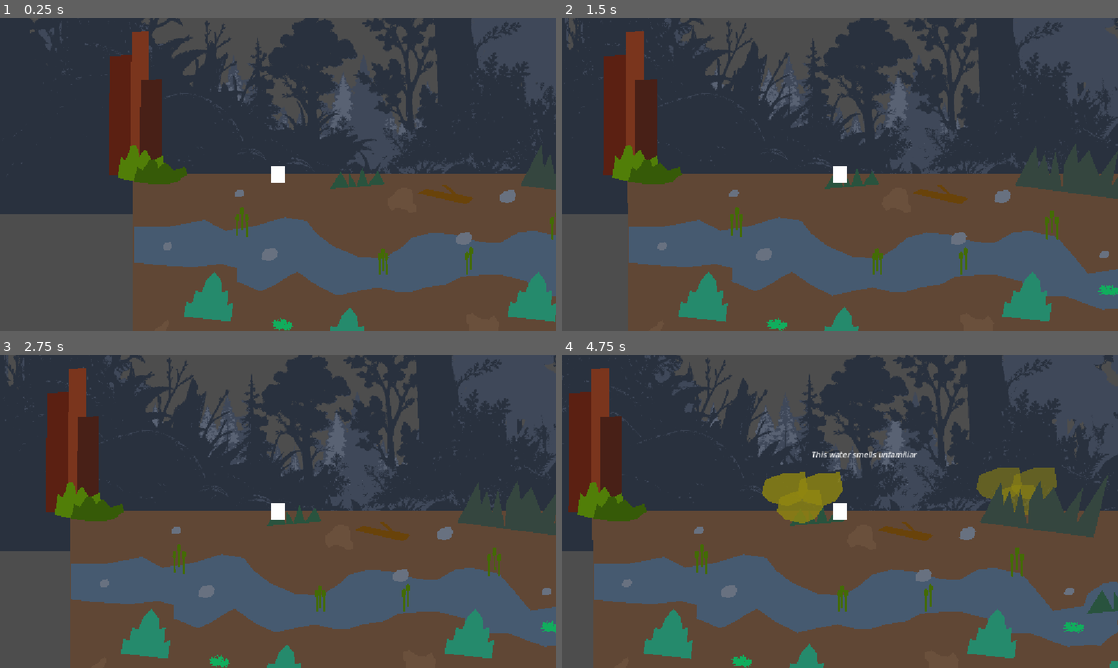
Above: before the commit, frames 1-4 (two rows, left to right).
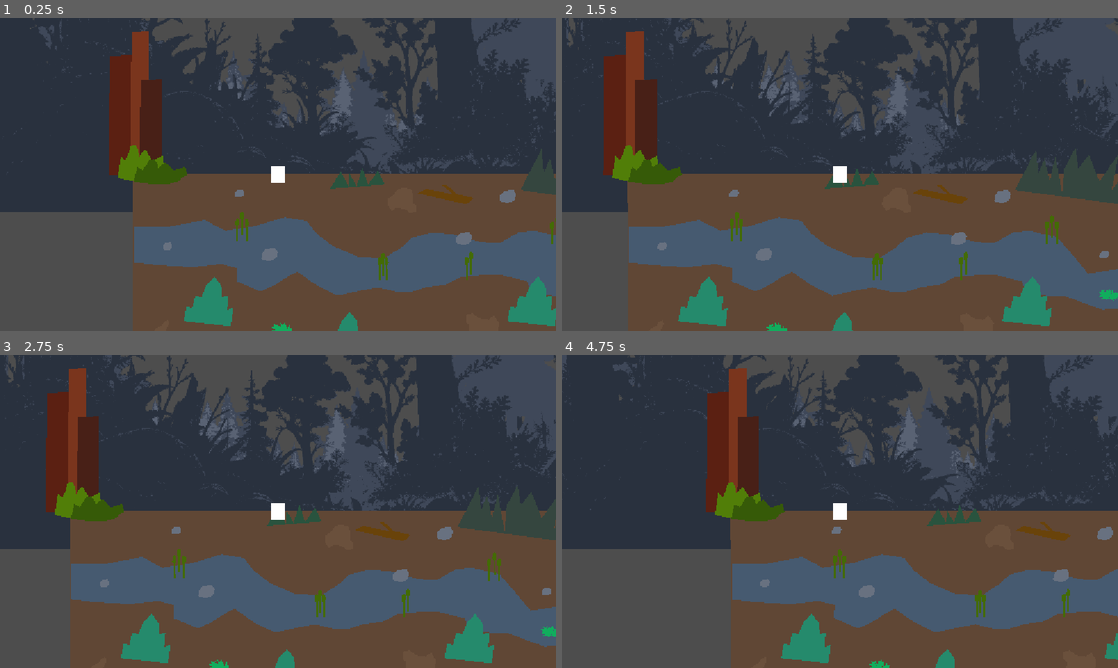
Above: after the commit, the same moments.

Repository: PhoenixMiele/a-dogs-life
Game: Godot game, scene res://scenes/creek/Creek.tscn
Same seed, same stepped clock (60 frames per second), same inputs: the game is played once before the commit and once after it. The project has no main scene, so this scene is started directly.
Inputs:
- Up to frame 1 (0.25 s): no input
- Up to frame 2 (1.5 s): tap Enter at 0.5 s; hold D (move_right) 0.53-1.28 s; tap E (investigate) at 0.6, 1.35 s; hold A (move_left) from 1.28 s (still down)
- Up to frame 3 (2.75 s): release A (move_left) at 2.03 s; hold D (move_right) from 2.03 s (still down); hold Shift (run) from 2.03 s (still down); tap E (investigate) at 2.3 s
- Up to frame 4 (4.75 s): release Shift (run) at 2.78 s; tap E (investigate) at 2.85, 3.6, 4.55 s; release D (move_right) at 3.53 s; hold A (move_left) from 3.53 s (still down); tap R (debug_reload_scene, bound only after the commit) at 4.15 s; tap Shift (run) at 4.35 s

The runs differ from the first frame. In frame 1, 4.4% of the frame differs, in the area x 0-100%, y 0-100%; in frame 2, 5.2%; in frame 3, 5.0%; in frame 4, 43%.

Commit message:
#31 Persist Core Exploration State

Diff:
--- a/Game/project.godot
+++ b/Game/project.godot
@@ -49,6 +49,11 @@
 "events": [Object(InputEventKey,"resource_local_to_scene":false,"resource_name":"","device":-1,"window_id":0,"alt_press …(192 unchanged characters)…
 ]
 }
+debug_reload_scene={
+"deadzone": 0.2,
+"events": [Object(InputEventKey,"resource_local_to_scene":false,"resource_name":"","device":-1,"window_id":0,"alt_pressed":false,"shift_pressed":false,"ctrl_pressed":false,"meta_pressed":false,"pressed":false,"keycode":0,"physical_keycode":82,"key_label":0,"unicode":114,"location":0,"echo":false,"script":null)
+]
+}
 
 [physics]
 
--- a/Game/scenes/creek/Creek.tscn
+++ b/Game/scenes/creek/Creek.tscn
@@ -44,6 +44,7 @@
 size = Vector2(20, 400)
 
 [node name="Creek" type="Node2D" unique_id=1553795018]
+position = Vector2(0, -10)
 script = ExtResource("1_ftecx")
 
 [node name="Environment" type="Node2D" parent="." unique_id=1852992566]
@@ -754,12 +755,12 @@
 
 [node name="InvestigationPoint" parent="." unique_id=503970521 instance=ExtResource("5_feo2y")]
 investigations = Array[ExtResource("7_31hli")]([SubResource("Resource_skeod"), SubResource("Resource_6atpe")])
-investigation_id = "creek_water_1"
+investigation_id = &"Creek_Investigate_001"
 
 [node name="InvestigationPoint2" parent="." unique_id=59980597 instance=ExtResource("5_feo2y")]
 position = Vector2(1682, -6)
 investigations = Array[ExtResource("7_31hli")]([SubResource("Resource_31hli")])
-investigation_id = "creek_water_2"
+investigation_id = &"Creek_Investigate_002"
 
 [node name="LeftBoundary" type="StaticBody2D" parent="." unique_id=1209450582]
 position = Vector2(-600, 200)
@@ -777,6 +778,7 @@
 
 [node name="ScentTrail" parent="." unique_id=647617573 node_paths=PackedStringArray("scent_visual_manager") instance=ExtResource("8_icapt")]
 scent_visual_manager = NodePath("../ScentVisualManager")
+trail_id = &"Creek_ScentTrail_001"
 
 [node name="RoutePoint1" parent="ScentTrail/Route" parent_id_path=PackedInt32Array(647617573, 1550182118) index="0" unique_id=1779318193 instance=ExtResource("9_6ghox")]
 position = Vector2(444, -10)
@@ -786,6 +788,7 @@
 
 [node name="DigPoint" parent="." unique_id=1835764837 instance=ExtResource("10_iy0fi")]
 position = Vector2(749, 7)
+dig_id = &"Creek_Dig_001"
 
 [node name="CollisionShape2D" parent="DigPoint" index="0" unique_id=789005318]
 position = Vector2(-2, -2)
@@ -793,6 +796,7 @@
 [node name="DigPoint2" parent="." unique_id=1797918753 instance=ExtResource("10_iy0fi")]
 position = Vector2(-453, 4)
 starts_available = false
+dig_id = &"Creek_Dig_002"
 
 [node name="CollisionShape2D" parent="DigPoint2" index="0" unique_id=789005318]
 position = Vector2(1, -1)
--- a/Game/scripts/creek/creek.gd
+++ b/Game/scripts/creek/creek.gd
@@ -1,9 +1,9 @@
 extends Node2D
 signal investigations_completed
-var completed_investigations: Array[String] = []
+var completed_investigations: Array[StringName] = []
 var investigations_are_complete: bool = false
 
-func _on_investigation_completed(investigation_id: String) -> void:
+func _on_investigation_completed(investigation_id: StringName) -> void:
 	if investigation_id not in completed_investigations:
 		completed_investigations.append(investigation_id)
 
@@ -13,13 +13,13 @@
 
 func _all_creek_investigations_complete() -> bool:
 	return (
-		"creek_water_1" in completed_investigations
-		and "creek_water_2" in completed_investigations
+		&"Creek_Investigate_001" in completed_investigations
+		and &"Creek_Investigate_002" in completed_investigations
 	)
 
-# Called every frame. 'delta' is the elapsed time since the previous frame.
-func _process(delta: float) -> void:
-	pass
+func _process(_delta: float) -> void:
+	if Input.is_action_just_pressed("debug_reload_scene"):
+		get_tree().reload_current_scene()
 
 func _on_dig_point_dig_completed(dig_index: int) -> void:
 	pass
--- a/Game/scripts/dig/dig_point.gd
+++ b/Game/scripts/dig/dig_point.gd
@@ -4,6 +4,7 @@
 @export var starts_available: bool = true
 @export var max_digs: int = 1
 @export var dig_duration: float = 4.0
+@export var dig_id: StringName
 
 var available: bool = false
 var dog_nearby: bool = false
@@ -15,8 +16,25 @@
 func _ready() -> void:
 	available = starts_available
 
+	if not ActState.has_state(dig_id):
+		return
+
+	var state: Dictionary = ActState.get_state(dig_id)
+
+	available = state.get("available", starts_available)
+	dig_count = state.get("dig_count", 0)
+	exhausted = state.get("exhausted", false)
+
+	$HoleVisual.visible = dig_count > 0
+
 func unlock() -> void:
 	available = true
+
+	ActState.set_state(dig_id, {
+		"available": available,
+		"dig_count": dig_count,
+		"exhausted": exhausted
+	})
 
 func _on_body_entered(body: Node2D) -> void:
 	if body.is_in_group("dog"):
@@ -77,5 +95,11 @@
 	if dig_count >= max_digs:
 		exhausted = true
 
+	ActState.set_state(dig_id, {
+		"available": available,
+		"dig_count": dig_count,
+		"exhausted": exhausted
+	})
+
 	if not dog_nearby:
 		dog = null
--- a/Game/scripts/interaction/investigation_point.gd
+++ b/Game/scripts/interaction/investigation_point.gd
@@ -1,5 +1,5 @@
 extends Area2D
-signal investigated(investigation_id: String)
+signal investigated(investigation_id: StringName)
 signal scent_detected(
 	position: Vector2,
 	scent_type: String,
@@ -16,7 +16,7 @@
 @export var investigations: Array[InvestigationData] = []
 @onready var investigation_label: RichTextLabel = $InvestigationText
 @export var text_display_duration: float = 5.0
-@export var investigation_id: String = ""
+@export var investigation_id: StringName
 
 func _on_body_entered(body: Node2D) -> void:
 	if body.is_in_group("dog"):
@@ -68,6 +68,10 @@
 	investigation_count += 1
 	investigated_this_visit = true
 
+	ActState.set_state(investigation_id, {
+	"investigation_count": investigation_count
+		})
+
 	if current_investigation.has_scent:
 		await get_tree().create_timer(1.0).timeout
 		scent_detected.emit(
@@ -98,3 +102,10 @@
 
 func _has_available_investigation_text() -> bool:
 	return investigation_count < investigations.size()
+
+func _ready() -> void:
+	if not ActState.has_state(investigation_id):
+		return
+
+	var state: Dictionary = ActState.get_state(investigation_id)
+	investigation_count = state.get("investigation_count", 0)
--- a/Game/scripts/scent/scent_trail.gd
+++ b/Game/scripts/scent/scent_trail.gd
@@ -3,6 +3,8 @@
 
 @onready var route: Node2D = $Route
 @export var scent_visual_manager: Node
+@export var trail_id: StringName
+
 var route_points: Array[Node] = []
 var current_point_index: int = 0
 var active: bool = false
@@ -16,6 +18,13 @@
 
 	for point in route_points:
 		point.dog_reached.connect(_on_point_reached.bind(point))
+
+	if ActState.has_state(trail_id):
+		var state: Dictionary = ActState.get_state(trail_id)
+		completed = state.get("completed", false)
+
+		if completed:
+			active = false
 
 func activate(
 	_scent_position: Vector2,
@@ -62,7 +71,13 @@
 		return
 
 	if current_point_index >= route_points.size():
-		return
+		active = false
+		completed = true
+
+		ActState.set_state(trail_id, {
+			"completed": true
+		})
+		trail_completed.emit()
 
 	if route_points[current_point_index] != point:
 		return
@@ -75,10 +90,16 @@
 	if current_point_index >= route_points.size():
 		active = false
 		completed = true
+
+		ActState.set_state(trail_id, {
+			"completed": true
+		})
+
 		trail_completed.emit()
 
 		if scent_visual_manager:
 			scent_visual_manager.clear_persistent_scent()
+
 		print("Scent trail complete")
 
 func on_source_reentered(body: Node2D) -> void:
Not shown, changed: .gitignore
